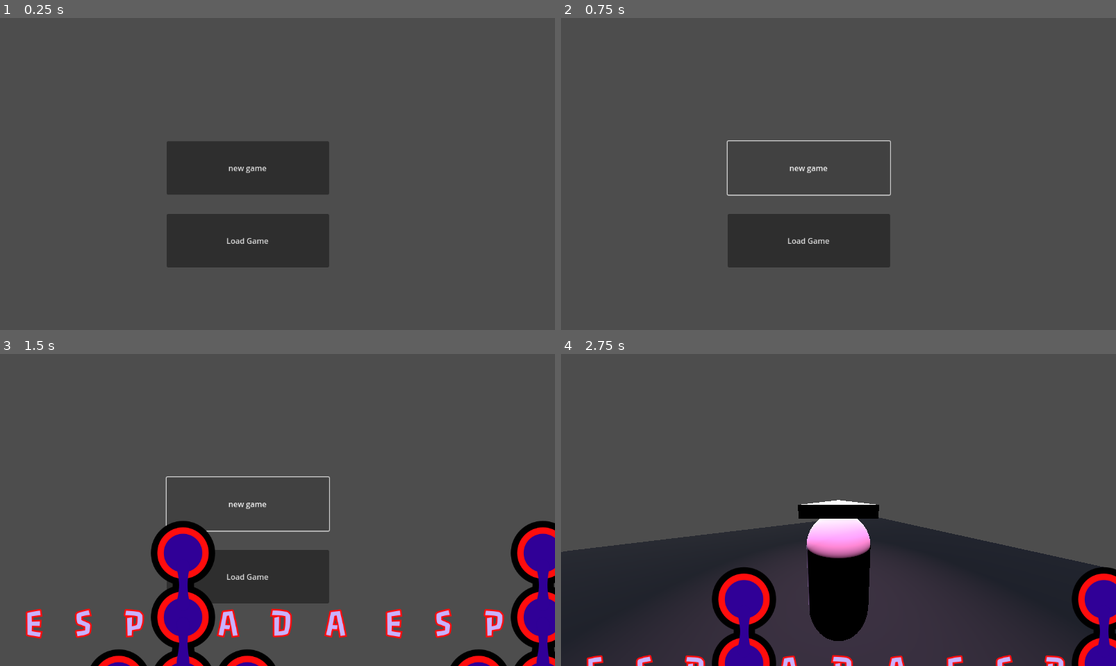
Above: before the commit, frames 1-4 (two rows, left to right).
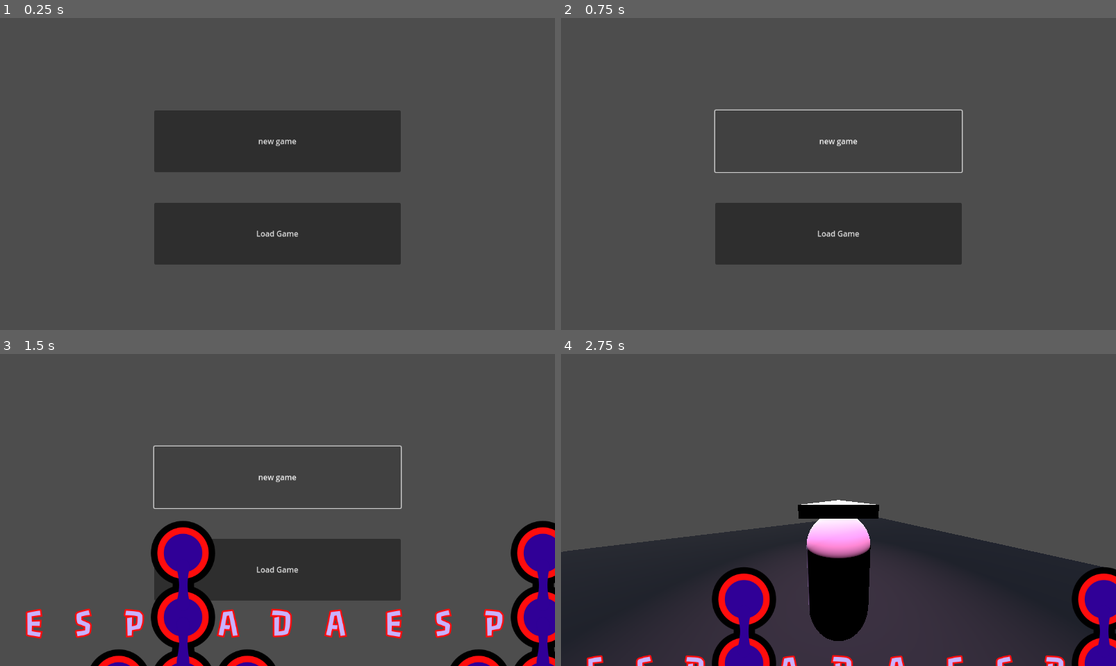
Above: after the commit, the same moments.

Repository: LidesSam/Espada
Game: Godot game, scene res://scenes/mainmenu.tscn
The game is run twice, just before and just after one commit, with the same random seed, the same clock (stepped at 60 frames per second) and the same inputs. Sound files missing from this copy of the repository are replaced by a short silence.
Inputs:
- Up to frame 1 (0.25 s): no input
- Up to frame 2 (0.75 s): click "new game" at 0.5 s
- Up to frame 3 (1.5 s): click "new game" at 1.25 s
- Up to frame 4 (2.75 s): hold Right (ui_right) from 2.03 s (still down)

The runs differ from the first frame. In frame 1, 13% of the frame differs, in the area x 27-73%, y 29-80%; in frame 2, 5.3%; in frame 3, 4.6%; in frame 4, nothing differs.

Commit message:
new freature: template files

Diff:
--- a/scenes/mainmenu.gd
+++ b/scenes/mainmenu.gd
@@ -24,3 +24,9 @@
 
 func _on_file_2_pressed() -> void:
 	pass # Replace with function body.
+
+
+func _on_closed_file_selection_btn_pressed() -> void:
+	$main.show()
+	$load.hide()
+	pass # Replace with function body.
--- a/scenes/mainmenu.tscn
+++ b/scenes/mainmenu.tscn
@@ -1,6 +1,7 @@
-[gd_scene load_steps=2 format=3 uid="uid://dwv3g3l4k2emw"]
+[gd_scene load_steps=3 format=3 uid="uid://dwv3g3l4k2emw"]
 
 [ext_resource type="Script" uid="uid://comjhodqs4vi1" path="res://scenes/mainmenu.gd" id="1_5mbse"]
+[ext_resource type="PackedScene" uid="uid://ynqs2b43ib1t" path="res://scenes/system/components/saveFileControl.tscn" id="2_natt5"]
 
 [node name="MainMenu" type="Control"]
 layout_mode = 3
@@ -15,18 +16,18 @@
 
 [node name="NewGameBtn" type="Button" parent="main"]
 layout_mode = 0
-offset_left = 346.0
-offset_top = 256.0
-offset_right = 683.0
-offset_bottom = 367.0
+offset_left = 320.0
+offset_top = 192.0
+offset_right = 832.0
+offset_bottom = 320.0
 text = "new game"
 
 [node name="LoadGame" type="Button" parent="main"]
 layout_mode = 0
-offset_left = 346.0
-offset_top = 407.0
-offset_right = 683.0
-offset_bottom = 518.0
+offset_left = 320.0
+offset_top = 384.0
+offset_right = 832.0
+offset_bottom = 512.0
 text = "Load Game"
 
 [node name="load" type="Control" parent="."]
@@ -36,23 +37,48 @@
 offset_right = 1147.0
 offset_bottom = 643.0
 
-[node name="file1" type="Button" parent="load"]
+[node name="Control" type="Control" parent="load"]
+anchors_preset = 0
+offset_top = 64.0
+offset_right = 1152.0
+offset_bottom = 576.0
+
+[node name="SaveFileControl" parent="load/Control" instance=ExtResource("2_natt5")]
+self_modulate = Color(0.130465, 0.0791723, 0.184749, 1)
+layout_mode = 1
+anchor_left = 0.0555556
+anchor_right = 0.944444
+offset_top = 64.0
+offset_bottom = 77.4321
+grow_horizontal = 1
+grow_vertical = 1
+
+[node name="SaveFileControl2" parent="load/Control" instance=ExtResource("2_natt5")]
+layout_mode = 1
+offset_left = 64.0
+offset_top = 192.0
+offset_right = 63.9999
+offset_bottom = 208.432
+grow_horizontal = 1
+grow_vertical = 1
+
+[node name="SaveFileControl3" parent="load/Control" instance=ExtResource("2_natt5")]
+layout_mode = 1
+offset_left = 63.9999
+offset_top = 320.0
+offset_right = 63.9999
+offset_bottom = 336.432
+grow_horizontal = 1
+grow_vertical = 1
+
+[node name="closedFileSelectionBtn" type="Button" parent="load"]
 layout_mode = 0
-offset_left = 371.0
-offset_top = 273.0
-offset_right = 657.0
-offset_bottom = 355.0
-text = "new file"
-
-[node name="file2" type="Button" parent="load"]
-layout_mode = 0
-offset_left = 371.0
-offset_top = 369.0
-offset_right = 657.0
-offset_bottom = 451.0
-text = "new file"
+offset_left = 1016.0
+offset_top = 568.0
+offset_right = 1144.0
+offset_bottom = 632.0
+text = "back"
 
 [connection signal="pressed" from="main/NewGameBtn" to="." method="_on_new_game_btn_pressed"]
 [connection signal="pressed" from="main/LoadGame" to="." method="_on_load_game_pressed"]
-[connection signal="pressed" from="load/file1" to="." method="_on_file_1_pressed"]
-[connection signal="pressed" from="load/file2" to="." method="_on_file_2_pressed"]
+[connection signal="pressed" from="load/closedFileSelectionBtn" to="." method="_on_closed_file_selection_btn_pressed"]
--- /dev/null
+++ b/scenes/system/components/saveFileControl.tscn
@@ -0,0 +1,57 @@
+[gd_scene load_steps=3 format=3 uid="uid://ynqs2b43ib1t"]
+
+[ext_resource type="Texture2D" uid="uid://cqgobfpwedcyt" path="res://addons/fsmgear/assets/fsm-icons/fsmState.png" id="1_bs7l8"]
+[ext_resource type="Script" uid="uid://d0r1xx5f4akg6" path="res://scenes/system/components/save_file_control.gd" id="1_lxp6j"]
+
+[node name="SaveFileControl" type="ColorRect"]
+self_modulate = Color(0.130465, 0.0791723, 0.184749, 1)
+anchors_preset = -1
+anchor_right = 0.888889
+anchor_bottom = 0.0987654
+grow_horizontal = 2
+grow_vertical = 2
+script = ExtResource("1_lxp6j")
+
+[node name="TextureRect" type="TextureRect" parent="."]
+layout_mode = 0
+offset_right = 128.0
+offset_bottom = 64.0
+texture = ExtResource("1_bs7l8")
+stretch_mode = 3
+metadata/_edit_use_anchors_ = true
+
+[node name="Label" type="Label" parent="."]
+layout_mode = 0
+offset_left = 128.0
+offset_right = 640.0
+offset_bottom = 64.0
+text = "--empty--"
+metadata/_edit_use_anchors_ = true
+
+[node name="HBoxContainer" type="HBoxContainer" parent="."]
+layout_mode = 0
+anchor_left = 0.625
+anchor_right = 1.0
+anchor_bottom = 1.0
+alignment = 2
+metadata/_edit_use_anchors_ = true
+
+[node name="SaveBtn" type="Button" parent="HBoxContainer"]
+layout_mode = 2
+size_flags_horizontal = 3
+text = "NEW G"
+
+[node name="LoadBtn" type="Button" parent="HBoxContainer"]
+layout_mode = 2
+size_flags_horizontal = 3
+text = "Load"
+
+[node name="CopyBtn" type="Button" parent="HBoxContainer"]
+layout_mode = 2
+size_flags_horizontal = 3
+text = "Copy"
+
+[node name="DelBtn" type="Button" parent="HBoxContainer"]
+layout_mode = 2
+size_flags_horizontal = 3
+text = "Delete"
--- /dev/null
+++ b/scenes/system/components/save_file_control.gd
@@ -0,0 +1,19 @@
+extends ColorRect
+
+var file = null
+
+func _ready():
+
+	self_modulate = "#150803"
+
+
+func set_file(fileCode:int=0):
+	$label.text = str("file-",fileCode)
+	self_modulate = "#21142f"
+	pass
+
+func delete_file():
+	pass
+
+func save_on_file():
+	pass
Not shown, added: scenes/system/components/save_file_control.gd.uid
